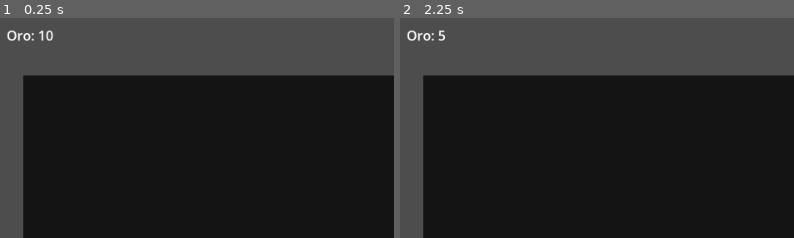
Above: before the commit, frames 1-2 (left to right).
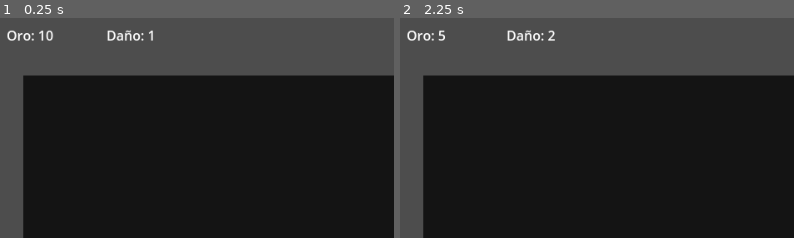
Above: after the commit, the same moments.

Repository: sbg93/Prueba
Game: Godot game, scene res://scenes/Main.tscn
Same seed, same stepped clock (60 frames per second), same inputs: the game is played once before the commit and once after it.
Inputs:
- Up to frame 1 (0.25 s): no input
- Up to frame 2 (2.25 s): click "Compras" at 0.5 s; click "Mejoras" at 1.25 s; click "Comprar (5)" at 2 s
The pictures show only the part of the screen within x 0-50%, y 0-50%; the shares and areas given below are measured in that part.

The runs differ from the first frame. In frame 1, 0.3% of the frame differs, in the area x 27-39%, y 5-11%; in frame 2, 0.3%, in the area x 27-40%, y 5-11%.

Commit message:
Fix placement input and show click damage

Diff:
--- a/scenes/Main.tscn
+++ b/scenes/Main.tscn
@@ -27,6 +27,14 @@
 offset_right = 20.0
 offset_bottom = 20.0
 text = "Oro: 0"
+
+[node name="ClickDamageLabel" type="Label" parent="HUD/UIRoot"]
+layout_mode = 0
+offset_left = 140.0
+offset_top = 20.0
+offset_right = 140.0
+offset_bottom = 20.0
+text = "Daño: 1"
 
 [node name="PlacementLabel" type="Label" parent="HUD/UIRoot"]
 layout_mode = 0
--- a/scripts/Game.gd
+++ b/scripts/Game.gd
@@ -14,6 +14,7 @@
 
 @onready var playfield: Node2D = $Playfield
 @onready var gold_label: Label = $HUD/UIRoot/GoldLabel
+@onready var click_damage_label: Label = $HUD/UIRoot/ClickDamageLabel
 @onready var placement_label: Label = $HUD/UIRoot/PlacementLabel
 @onready var purchases_tab_button: Button = $HUD/UIRoot/Sidebar/SidebarContent/TabButtons/PurchasesTabButton
 @onready var upgrades_tab_button: Button = $HUD/UIRoot/Sidebar/SidebarContent/TabButtons/UpgradesTabButton
@@ -47,7 +48,7 @@
 	_update_ui()
 	_show_purchases()
 
-func _unhandled_input(event: InputEvent) -> void:
+func _input(event: InputEvent) -> void:
 	if pending_purchase.is_empty():
 		return
 	if event is InputEventMouseButton and event.pressed:
@@ -156,6 +157,7 @@
 
 func _update_ui() -> void:
 	gold_label.text = "Oro: %d" % gold
+	click_damage_label.text = "Daño: %d" % click_damage
 	rat_nest_button.text = "Comprar (%d)" % _get_nest_cost()
 	soldier_button.text = "Comprar (%d)" % _get_soldier_cost()
 	click_upgrade_button.text = "Comprar (%d)" % _get_click_upgrade_cost()
